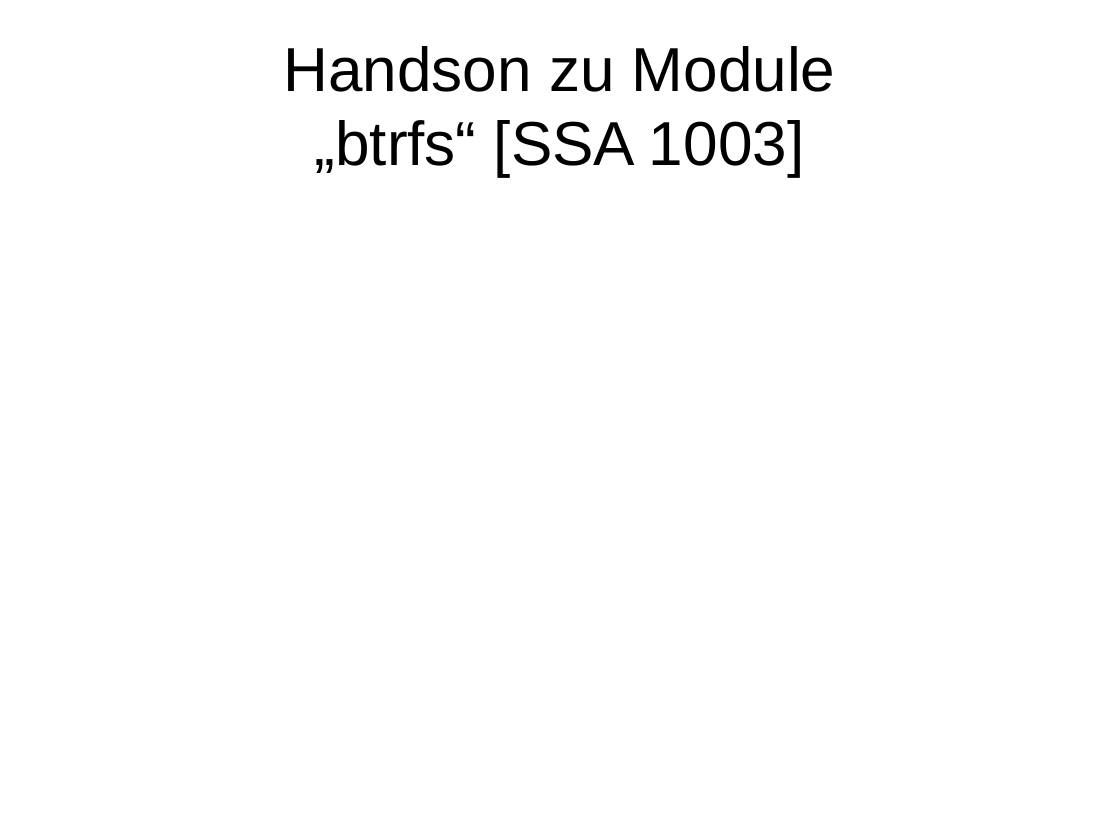
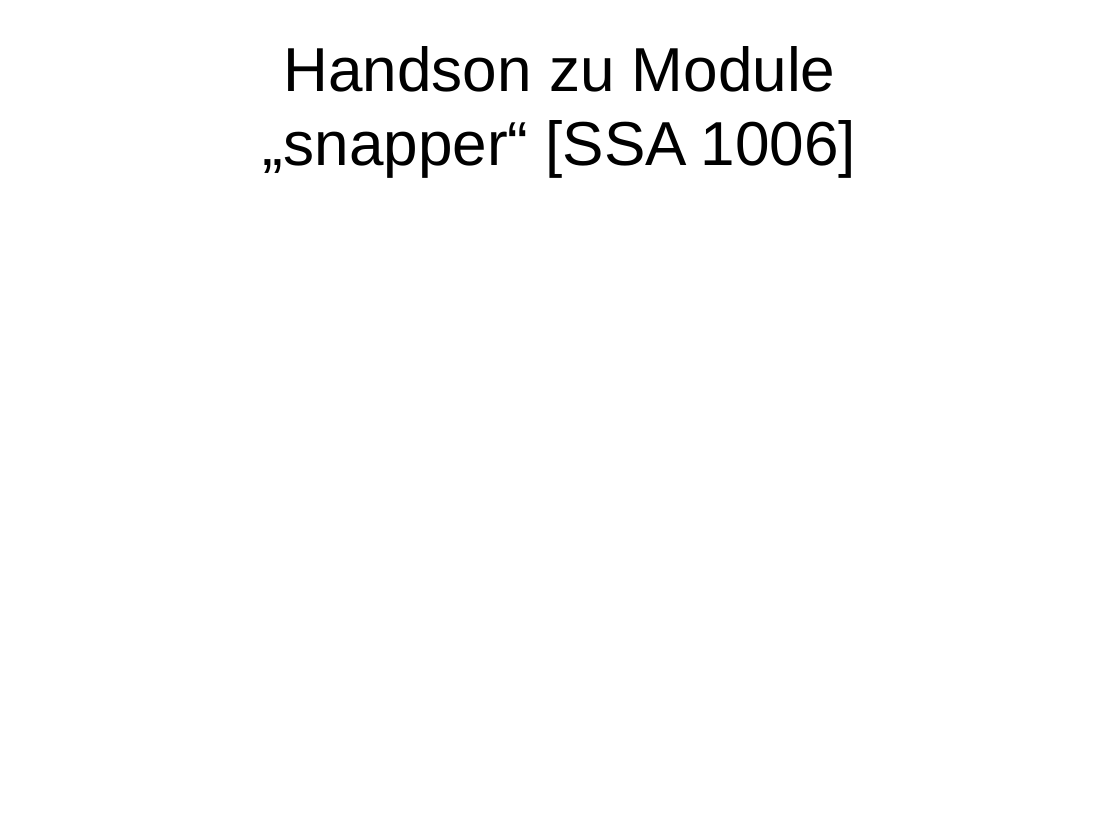
Before and after one commit to adfinis/adsy-trainings, a slide deck: slide 1 of SSA_SUSE-System-Administration/1006_snapper/modul_snapper_1006_03_handson.odp. Drawn at 1120x840 pixels with LibreOffice and Linux fonts; fonts in the diff are those of the drawing. Boxes give left, top, right and bottom in pixels: in the first picture for what was removed or moved away, otherwise in the second. Text is boxed around its words. In the diff, an @@ line names an element or a change of style, - is before the commit and + after.

Commit message:
update module snapper

```diff
--- a/SSA_SUSE-System-Administration/1006_snapper/modul_snapper_1006_03_handson.odp
+++ b/SSA_SUSE-System-Administration/1006_snapper/modul_snapper_1006_03_handson.odp
@@ title at [263,46,856,177]: text changed @@
-Handson zu Module
-„btrfs“ [SSA 1003]
+Handson zu Module
+„snapper“ [SSA 1006]
```
Also in this commit, not shown: 1 other slide changed, 2 slides added, 2 slides removed, 2 other files.
